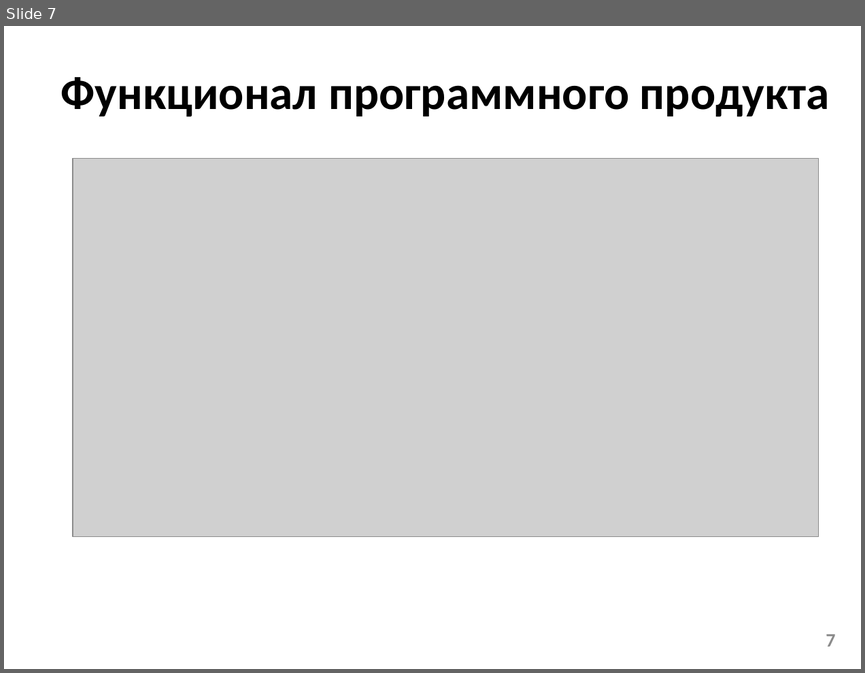
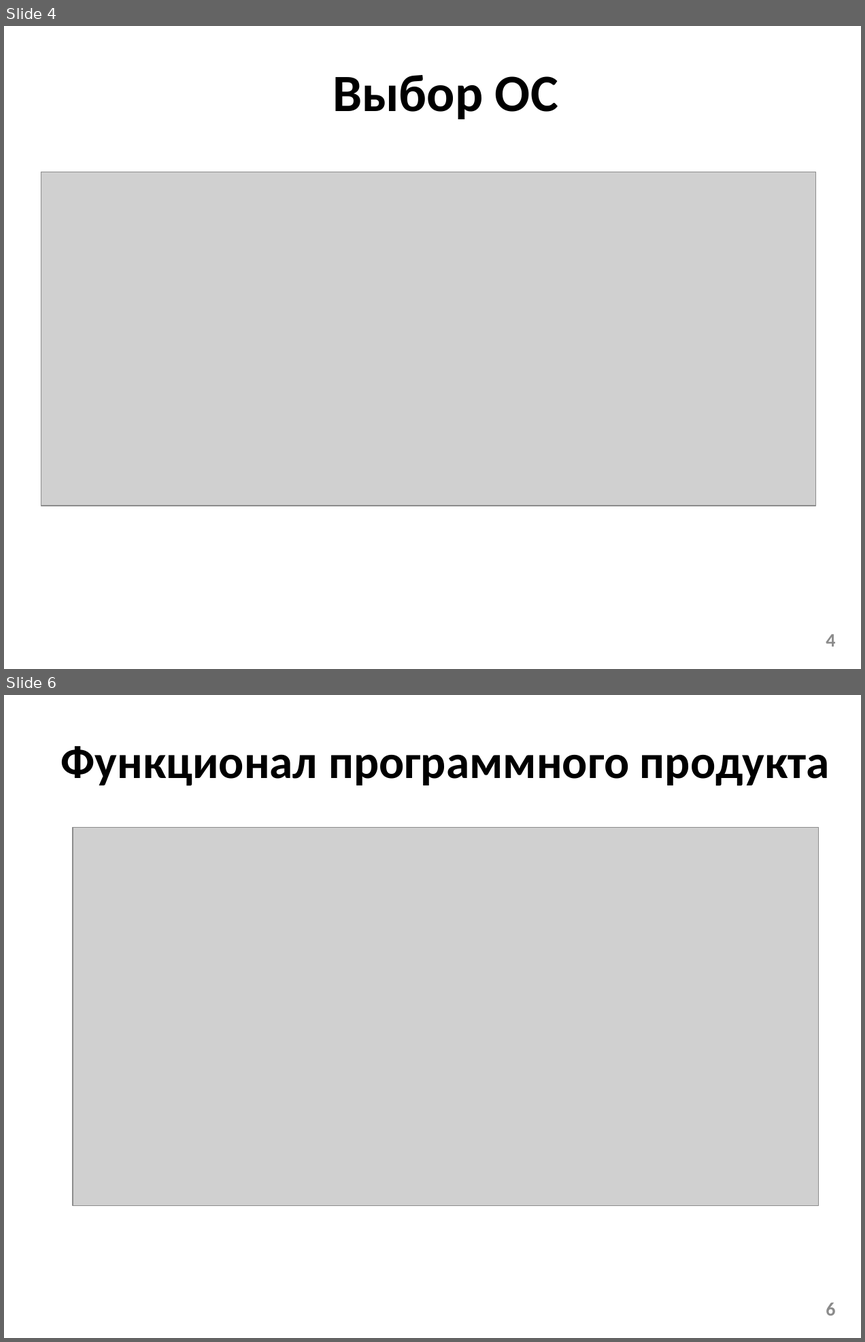
Before and after one commit to bananchill/Game-1, a slide deck: Презентация_КП_3703.pptx. Shown one above the other, each under a label of ours: slide 7 before the commit, slides 4 and 6 after it; the slides between them are not shown. The pictures are 865x673 and 865x1342 pixels, drawn with LibreOffice and Linux fonts; fonts in the diff are those of the drawing; grey boxes stand for pictures; background and template pictures are left out. Boxes give left, top, right and bottom in pixels: in the first picture for what was removed or moved away, otherwise in the second. Text is boxed around its words. In the diff, an @@ line names an element or a change of style, - is before the commit and + after.

```diff
--- a/Презентация_КП_3703.pptx
+++ b/Презентация_КП_3703.pptx
@@ slide 4 added at [4, 26, 861, 669], background #FFFFFF @@
@@ title added at [332, 75, 558, 119], 44 pt, text #000000, bold @@
+Выбор ОС
@@ picture added at [41, 172, 815, 505] @@
@@ page number added at [825, 634, 835, 646], 16 pt, text #8C8C8C, bold @@
+4
@@ what was slide 7 is now slide 6 @@
@@ page number at [825, 1302, 835, 1315]: text changed @@
-7
+6
```
Also in this commit, not shown: 3 slides changed, 1 other slide added, 3 slides removed.
